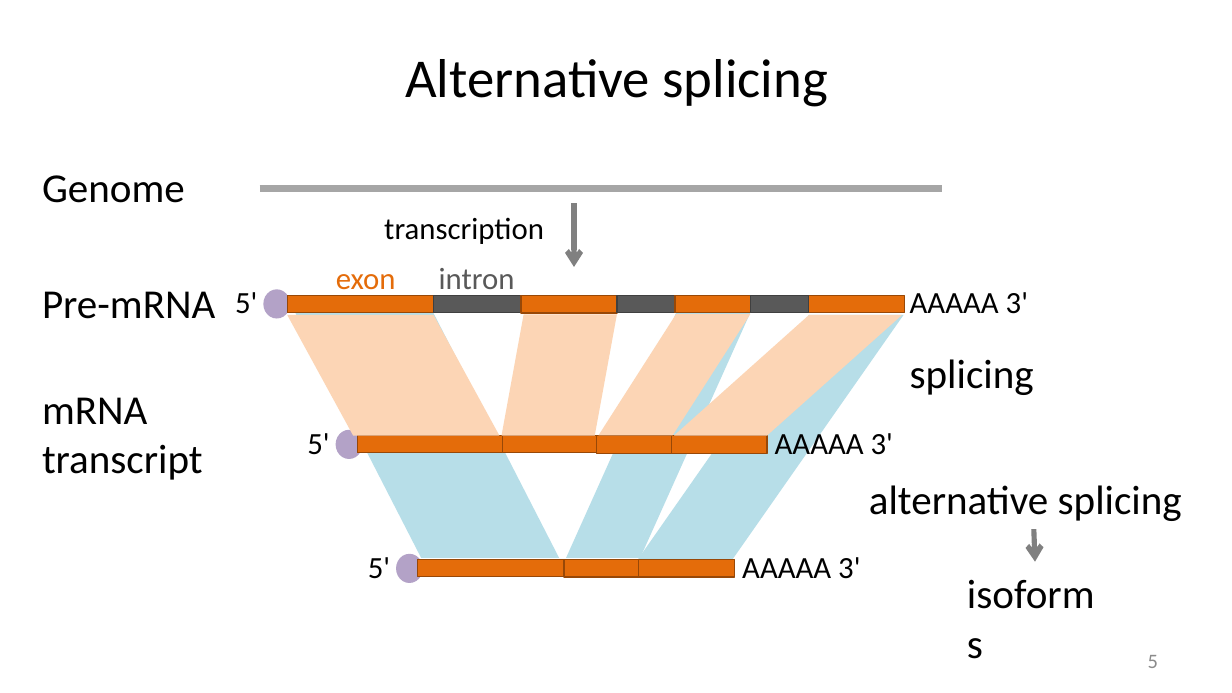
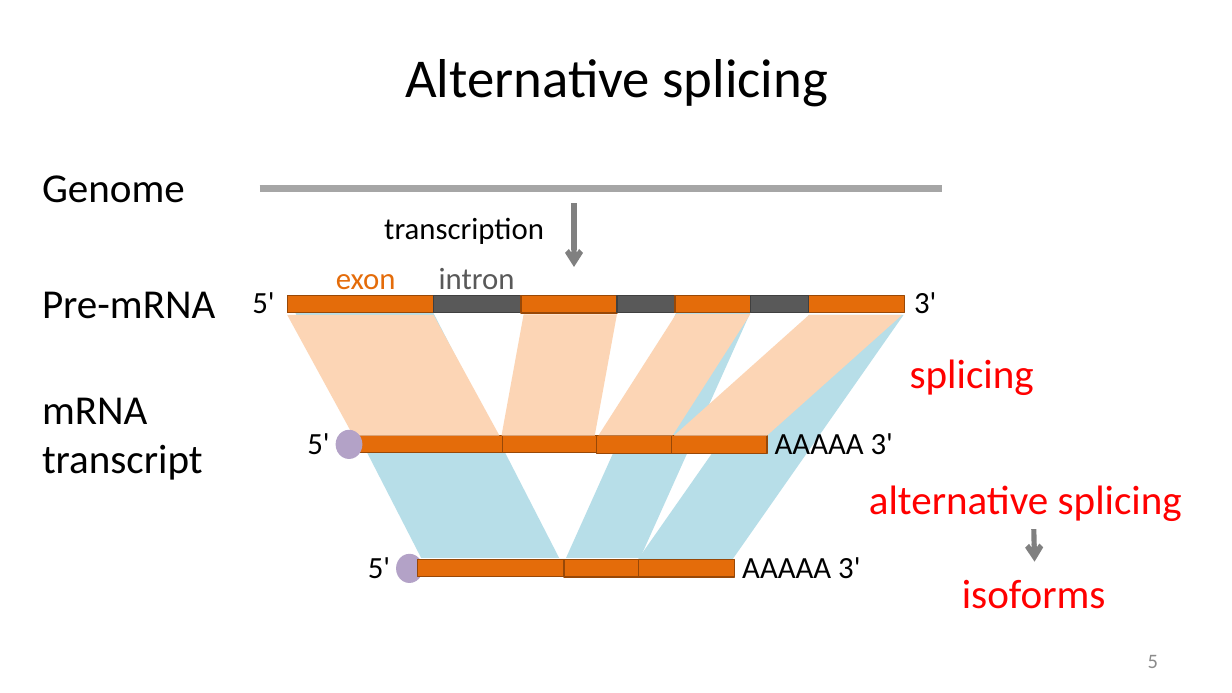
Before and after one commit to liu3zhenlab/teaching, a slide deck: slide 5 of RNA-Seq-Workshop/2026/lectures/IGF26_RNA-seq.pptx. Drawn at 1232x693 pixels with LibreOffice and Linux fonts; fonts in the diff are those of the drawing. Boxes give left, top, right and bottom in pixels: in the first picture for what was removed or moved away, otherwise in the second. Text is boxed around its words. In the diff, an @@ line names an element or a change of style, - is before the commit and + after.

```diff
--- a/RNA-Seq-Workshop/2026/lectures/IGF26_RNA-seq.pptx
+++ b/RNA-Seq-Workshop/2026/lectures/IGF26_RNA-seq.pptx
@@ text "5'": place and size @@
-text "5'" at [235, 292, 257, 314]
+text "5'" at [252, 292, 274, 314]
@@ text "5'" at [252, 292, 274, 314]: alignment left to centre @@
@@ ellipse removed at [264, 290, 291, 319] @@
@@ text at [914, 292, 936, 314]: text changed @@
-AAAAA 3'
+3'
@@ text colour #000000 to #FF0000 in 3 elements at [869, 485, 1182, 521], [910, 359, 1034, 395], [962, 579, 1106, 609] @@
```
Also in this commit, not shown: 17 other slides changed, 1 slide removed.
